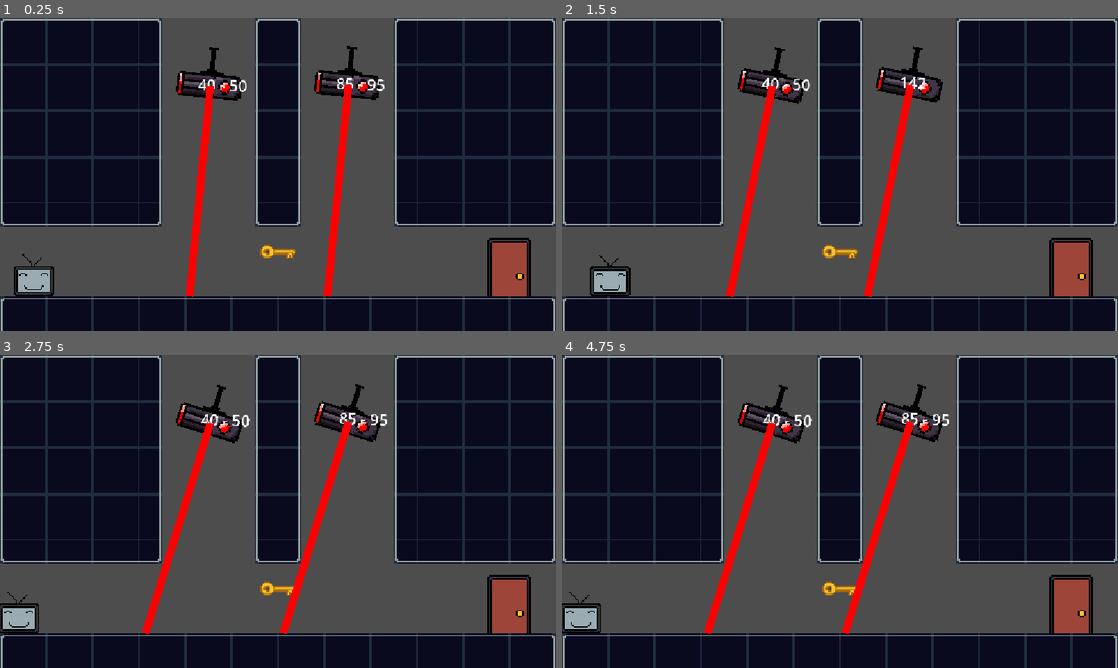
Above: before the commit, frames 1-4 (two rows, left to right).
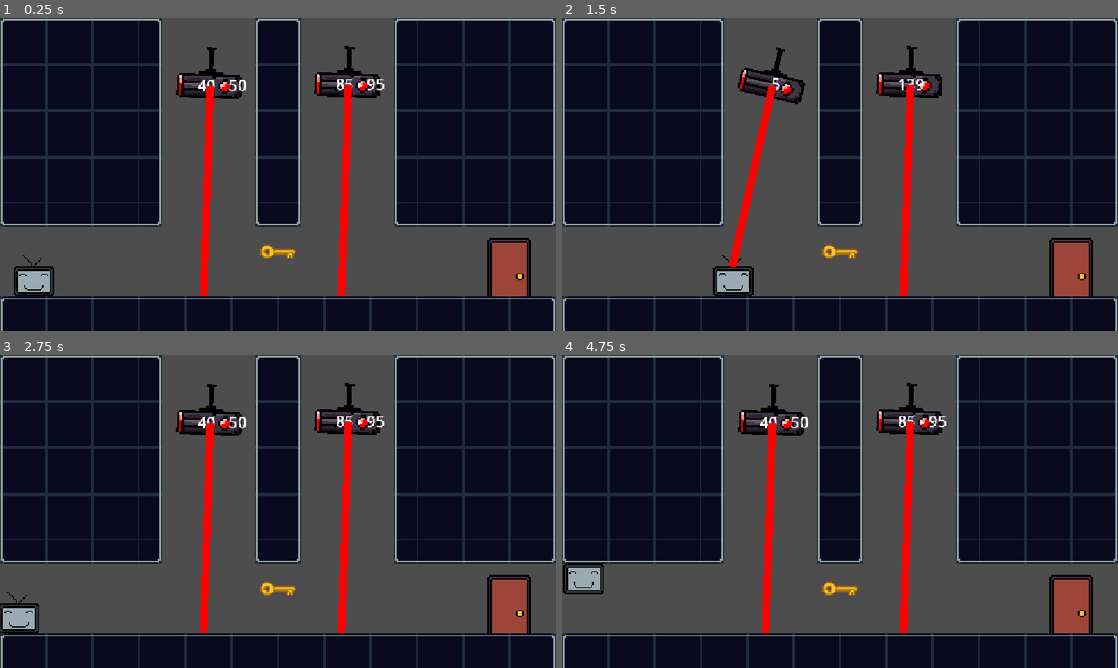
Above: after the commit, the same moments.

Repository: dangt0n78-jpg/physics-game-project
Game: Godot game, scene res://_scenes/level_4.tscn
The game is run twice, just before and just after one commit, with the same random seed, the same clock (stepped at 60 frames per second) and the same inputs. This scene is started directly instead of the project's main scene.
Inputs (mouse positions are in pixels of both pictures, inside the frame that each line leads up to):
- Up to frame 1 (0.25 s): no input
- Up to frame 2 (1.5 s): tap Enter (ui_accept) at 0.5, 0.77 s; move the mouse to (773, 86) at 0.52 s; hold Q (decrease) 0.53-1.28 s; hold D (right) from 0.53 s (still down); click (773, 86) at 0.67 s; move the mouse to (912, 83) at 1.27 s; tap E (increase) at 1.35 s; click (912, 83) at 1.42 s
- Up to frame 3 (2.75 s): tap Enter (ui_accept) at 1.52 s; move the mouse to (333, 442) at 2.02 s; release D (right) at 2.03 s; hold A (left) from 2.03 s (still down); hold Q (decrease) from 2.03 s (still down)
- Up to frame 4 (4.75 s): move the mouse to (812, 574) at 2.77 s; release A (left) at 2.78 s; release Q (decrease) at 2.78 s; hold D (right) 2.78-4.28 s; tap E (increase) at 2.85, 4.35 s; click (812, 574) at 2.92 s; tap Enter (ui_accept) at 3.02, 3.77, 4.52 s; move the mouse to (1006, 558) at 3.52 s; hold Q (decrease) 3.53-4.28 s; move the mouse to (673, 464) at 4.27 s; hold A (left) from 4.28 s (still down)

The runs differ from the first frame. In frame 1, 3.6% of the frame differs, in the area x 2-70%, y 8-90%; in frame 2, 4.4%; in frame 3, 5.3%; in frame 4, 6.7%, in the area x 0-70%, y 8-90%.

Commit message:
turret script

Diff:
--- a/_scripts/turret.gd
+++ b/_scripts/turret.gd
@@ -29,6 +29,7 @@
 var is_mouse_in_area: bool = false
 var is_killing: bool = false
 var timer: Timer
+var sight_ray: RayCast2D # Tia chuyên dụng kiểm tra tường chắn
 var player: Node2D = null
 
 func _ready() -> void:
@@ -36,6 +37,7 @@
 	if Engine.is_editor_hint():
 		return
 
+	# 1. Tạo Timer
 	timer = get_node_or_null("Timer")
 	if not timer:
 		timer = Timer.new()
@@ -51,13 +53,24 @@
 	if not mouse_exited.is_connected(_on_mouse_exited):
 		mouse_exited.connect(_on_mouse_exited)
 
-	# 1. Tắt hit_from_inside để không bị kẹt vào trần nhà nơi gắn Turret
+	# 2. Cấu hình raylight (tia bắn laser)
 	raylight.enabled = true
+	raylight.exclude_parent = true
 	raylight.hit_from_inside = false
 	raylight.collide_with_bodies = true
-
-	# Quét tất cả các Layer phổ biến (1, 2, 3) để chắc chắn bắt trúng cả TileMap và Player
-	raylight.collision_mask = 1 | 2 | 4
+	raylight.collide_with_areas = false
+	# Quét tất cả các Layer để không bao giờ bỏ sót TileMapLayer hoặc Player
+	raylight.collision_mask = 0xFFFFFFFF
+
+	# 3. Tạo tia kiểm tra tầm nhìn (sight_ray) để không nhìn xuyên tường
+	sight_ray = RayCast2D.new()
+	sight_ray.enabled = true
+	sight_ray.exclude_parent = true
+	sight_ray.hit_from_inside = false
+	sight_ray.collide_with_bodies = true
+	sight_ray.collide_with_areas = false
+	sight_ray.collision_mask = 0xFFFFFFFF
+	add_child(sight_ray)
 
 	poly.position = Vector2.ZERO
 	poly.offset = Vector2.ZERO
@@ -83,8 +96,6 @@
 			if child is CharacterBody2D:
 				player = child
 				break
-	if player and player is CollisionObject2D:
-		raylight.collision_mask |= player.collision_layer
 
 func _input(event: InputEvent) -> void:
 	if Engine.is_editor_hint():
@@ -128,7 +139,7 @@
 		State.ACTIVE:
 			time_label.text = str(int(ceil(timer.time_left)))
 
-	# CHỈ xoay nhìn theo Player khi tia ngắm từ mũi súng tới Player KHÔNG đụng phải TileMap
+	# CHỈ xoay súng khi tia sight_ray chạm trực tiếp vào Player mà không vướng tường
 	if not is_instance_valid(player):
 		find_player()
 	if is_instance_valid(player) and can_see_player():
@@ -137,25 +148,17 @@
 
 	check_raylight_and_fire()
 
-# Kiểm tra đường ngắm từ Turret đến Player có bị TileMapLayer cản không
+# Dùng RayCast2D phụ bắn thẳng tới vị trí của Player để kiểm tra vật cản
 func can_see_player() -> bool:
-	var space_state = get_world_2d().direct_space_state
-	var dir_to_player = (player.global_position - global_position).normalized()
-
-	# Bắt đầu tia cách tâm Turret 24px về phía Player để thoát khỏi viên gạch trần nhà
-	var start_pos = global_position + dir_to_player * 24.0
-
-	var query = PhysicsRayQueryParameters2D.create(start_pos, player.global_position, raylight.collision_mask)
-	query.exclude = [get_rid()]
-	query.hit_from_inside = false
-	query.collide_with_bodies = true
-
-	var result = space_state.intersect_ray(query)
-	if result.is_empty():
-		return false
-
-	# Nếu vật đầu tiên chạm phải là Player -> Nhìn thấy! Nếu chạm TileMapLayer1 -> Bị tường che!
-	return is_player(result.collider)
+	sight_ray.target_position = to_local(player.global_position)
+	sight_ray.force_raycast_update()
+
+	if not sight_ray.is_colliding():
+		return false
+
+	var first_hit = sight_ray.get_collider()
+	# Nếu tia chạm TileMapLayer trước -> first_hit là TileMapLayer -> Trả về false (Bị khuất tầm nhìn!)
+	return is_player(first_hit)
 
 func check_raylight_and_fire() -> void:
 	raylight.force_raycast_update()
@@ -173,7 +176,7 @@
 	var collider = raylight.get_collider()
 	var hit_dist = to_local(raylight.get_collision_point()).length()
 
-	# Nếu chạm TileMapLayer (tường) -> Cắt ngắn tia laser dừng ngay tại mặt tường
+	# Nếu tia laser đụng phải Tường (TileMapLayer) -> Chặn đứng tại mặt tường, KHÔNG giết Player
 	if not is_player(collider):
 		if always_show_laser:
 			poly.show()
@@ -183,6 +186,7 @@
 			poly.hide()
 		return
 
+	# Chỉ khi vật đầu tiên đụng phải là Player mới xử lý bắn trúng
 	poly.show()
 
 	if is_polarized_safely():
@@ -202,6 +206,10 @@
 		kill_player(collider)
 
 func is_player(obj: Object) -> bool:
+	if obj == null:
+		return false
+	if obj is TileMapLayer:
+		return false
 	if obj is CharacterBody2D:
 		return true
 	if obj is Node and (obj.name.to_lower().contains("player") or obj.is_in_group("player")):
